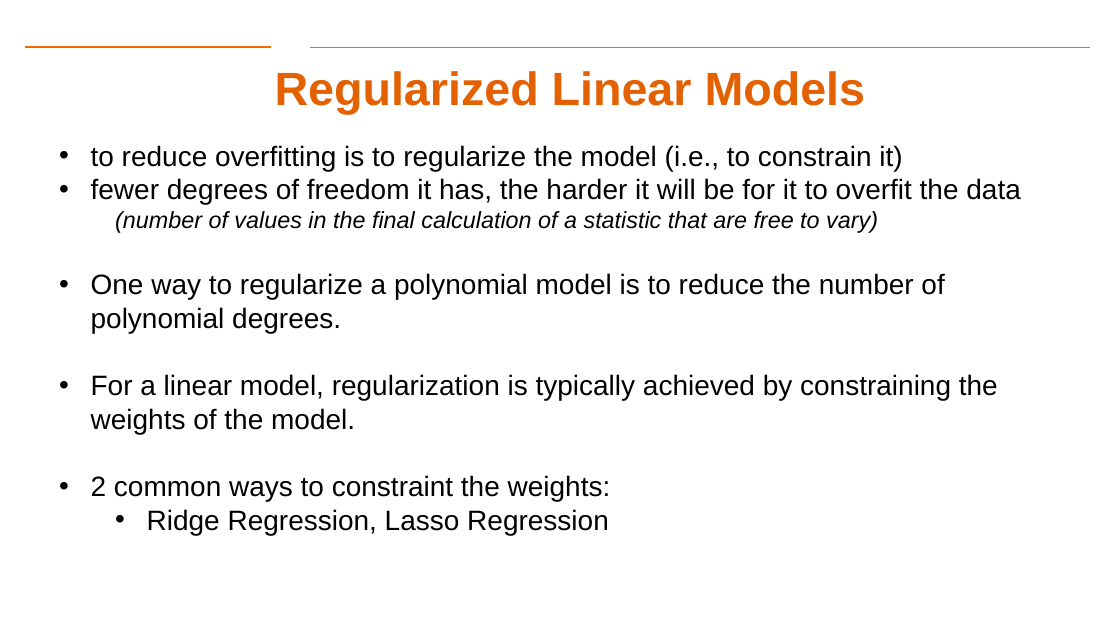
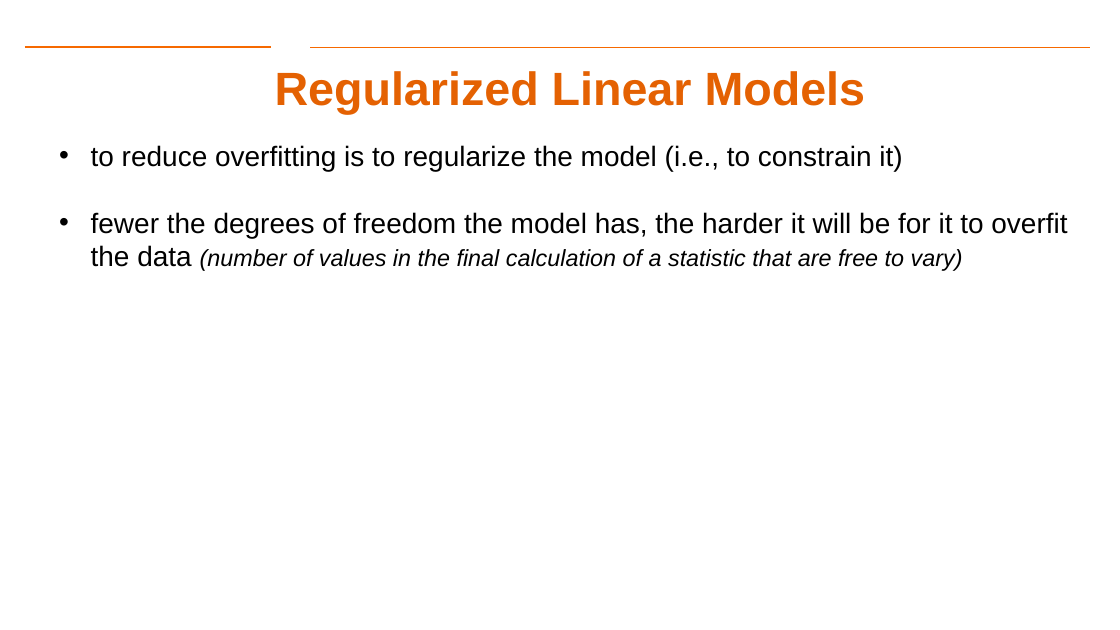
Before and after one commit to aiforsec/RIT-DSCI-633-FDS, a slide deck: slide 4 of Syllabus/Lecture05/Lec05.pptx (slide 6 before the commit). Drawn at 1120x630 pixels with LibreOffice and Linux fonts; fonts in the diff are those of the drawing; background and template pictures are left out. Boxes give left, top, right and bottom in pixels: in the first picture for what was removed or moved away, otherwise in the second. Text is boxed around its words. In the diff, an @@ line names an element or a change of style, - is before the commit and + after.

```diff
--- a/Syllabus/Lecture05/Lec05.pptx
+++ b/Syllabus/Lecture05/Lec05.pptx
@@ text at (91,212,1067,271): text changed @@
-• fewer degrees of freedom it has, the harder it will be for it to overfit the data
-  (number of values in the final calculation of a statistic that are free to vary)
-• One way to regularize a polynomial model is to reduce the number of polynomial degrees.
-• For a linear model, regularization is typically achieved by constraining the weights of the model.
-• 2 common ways to constraint the weights:
-  • Ridge Regression, Lasso Regression
+• fewer the degrees of freedom the model has, the harder it will be for it to overfit the data (number of values in the final calculation of a statistic that are free to vary)
```
Also in this commit, not shown: 6 other slides changed, 4 slides added, 2 slides removed, 2 other files.
